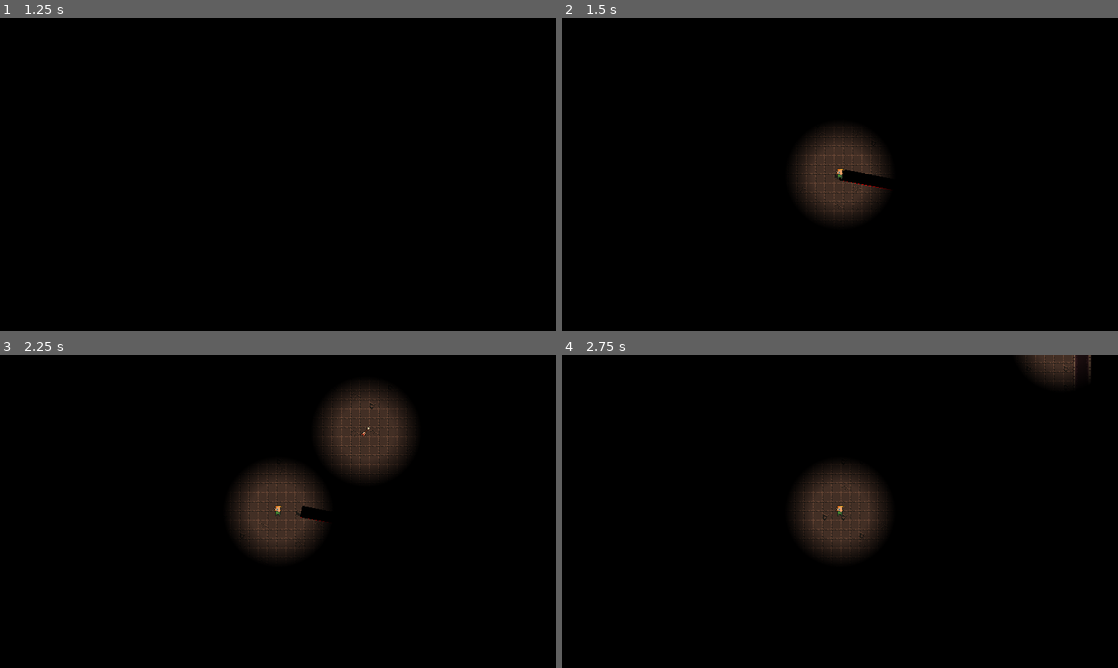
Above: before the commit, frames 1-4 (two rows, left to right).
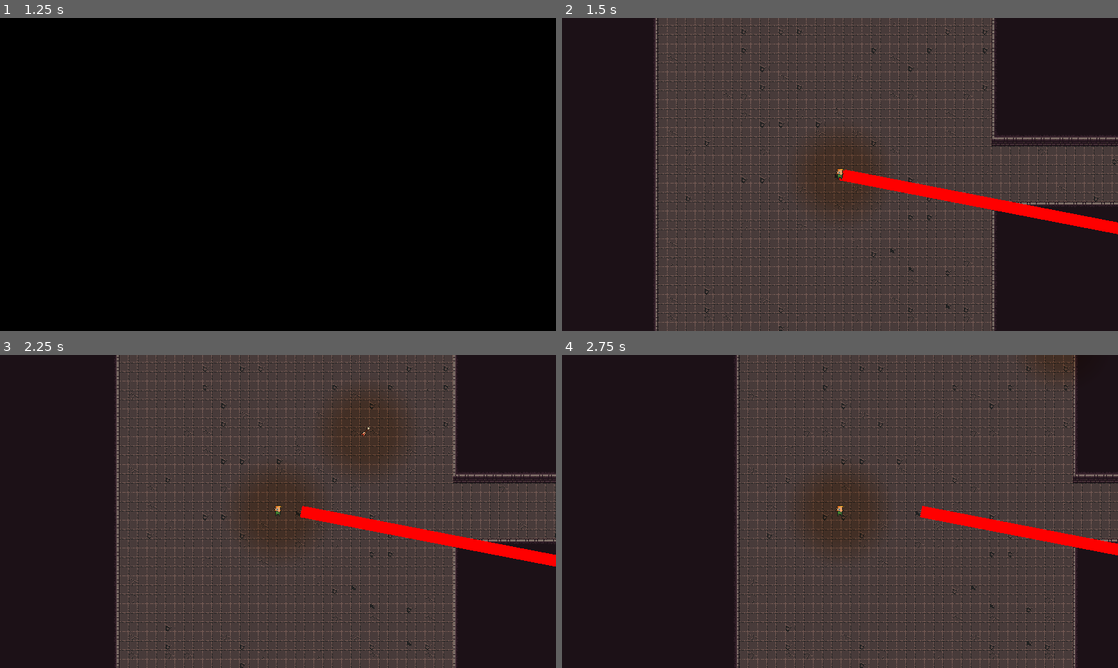
Above: after the commit, the same moments.

Repository: kuma-gee/shadow-edge
Game: Godot game, scene res://src/game.tscn
The game is run twice, just before and just after one commit, with the same random seed, the same clock (stepped at 60 frames per second) and the same inputs.
Inputs (mouse positions are in pixels of both pictures, inside the frame that each line leads up to):
- Up to frame 1 (1.25 s): tap Enter at 0.5 s; move the mouse to (400, 158) at 0.52 s; press the mouse at (400, 158) at 0.53 s; hold A (move_right) from 0.53 s (still down)
- Up to frame 2 (1.5 s): tap Space at 1.25 s; move the mouse to (728, 190) at 1.27 s; release A (move_right) at 1.28 s; release the mouse at (728, 190) at 1.28 s; hold S (move_down) from 1.28 s (still down); click (728, 190) at 1.35 s
- Up to frame 3 (2.25 s): tap Enter at 2 s; move the mouse to (333, 442) at 2.02 s; release S (move_down) at 2.03 s; press the mouse at (333, 442) at 2.03 s; hold A (move_right) from 2.03 s (still down)
- Up to frame 4 (2.75 s): keep holding A (move_right)

Frame 1 is identical in both runs. In frame 2, 98% of the frame differs, in the area x 0-100%, y 0-100%; in frame 3, 95%; in frame 4, 97%.

Commit message:
fill empty with walls

Diff:
--- a/src/MSTDungeon/MSTDungeon.gd
+++ b/src/MSTDungeon/MSTDungeon.gd
@@ -28,6 +28,8 @@
 const WALL_TERRAIN_SET = 0
 const WALL_TERRAIN = 0
 
+const WALL_SIZE = Vector2i(20, 20)
+
 # Maximum number of generated rooms.
 @export var max_rooms := 60
 # Controls the number of paths we add to the dungeon after generating it,
@@ -232,14 +234,17 @@
 	return room.size.x > _mean_room_size.x and room.size.y > _mean_room_size.y
 
 func _fill_walls():
-	var cells = level.get_used_cells(FLOOR_LAYER)
+	var rect = level.get_used_rect()
 	var wall_cells = []
-
-	for cell in cells:
-		var potential_walls = _get_all_surrounding_cells(cell)
-		for potential_wall in potential_walls:
-			if not potential_wall in cells:
-				wall_cells.append(potential_wall)
+	var start = rect.position - WALL_SIZE
+	var end = rect.end + WALL_SIZE
+
+	for x in range(start.x, end.x):
+		for y in range(start.y, end.y):
+			var pos = Vector2(x, y)
+			var source_id = level.get_cell_source_id(FLOOR_LAYER, pos)
+			if source_id == -1:
+				wall_cells.append(pos)
 
 	level.set_cells_terrain_connect(FLOOR_LAYER, wall_cells, WALL_TERRAIN_SET, WALL_TERRAIN)
 
--- a/src/MSTDungeon/MSTDungeon.tscn
+++ b/src/MSTDungeon/MSTDungeon.tscn
@@ -326,6 +326,7 @@
 8:2/0/terrains_peering_bit/right_side = 0
 8:2/0/terrains_peering_bit/bottom_right_corner = 0
 8:2/0/terrains_peering_bit/bottom_side = 0
+8:2/0/terrains_peering_bit/left_side = 0
 8:2/0/terrains_peering_bit/top_side = 0
 8:2/0/terrains_peering_bit/top_right_corner = 0
 9:2/0 = 0
--- a/src/game.tscn
+++ b/src/game.tscn
@@ -9,6 +9,7 @@
 [node name="MSTDungeon" parent="." instance=ExtResource("1_w0onb")]
 
 [node name="CanvasModulate" type="CanvasModulate" parent="."]
+visible = false
 color = Color(0, 0, 0, 1)
 
 [connection signal="genereated" from="MSTDungeon" to="." method="_on_mst_dungeon_genereated"]
